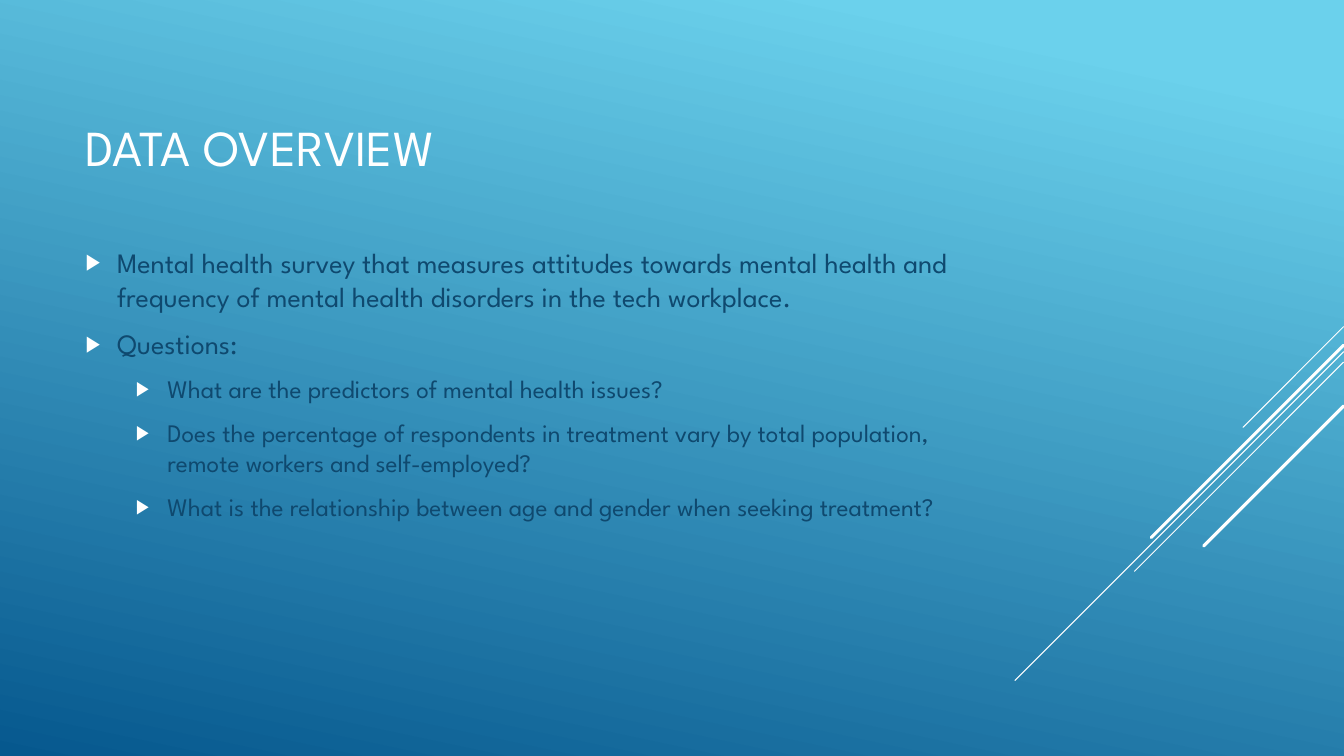
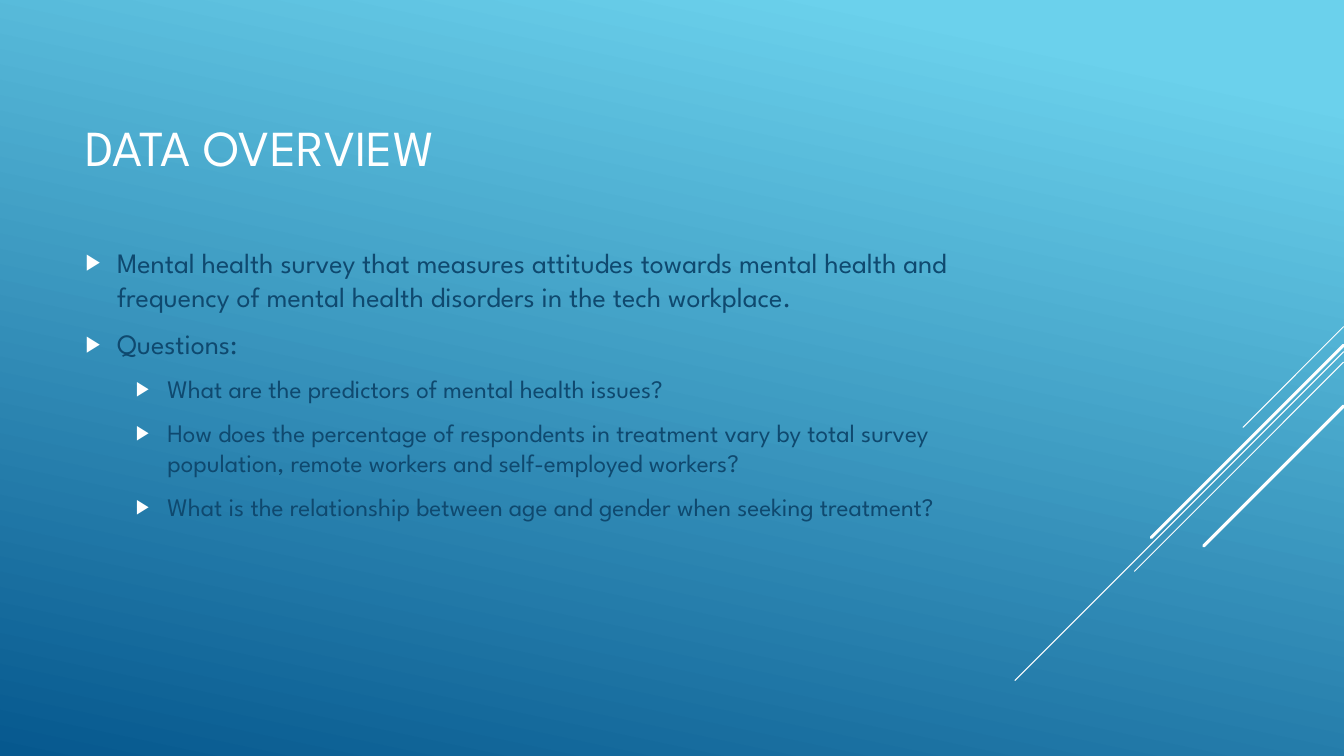
Before and after one commit to JimCarson1/Project_1, a slide deck: slide 2 of project1_presentation.pptx. Drawn at 1344x756 pixels with LibreOffice and Linux fonts; fonts in the diff are those of the drawing. Boxes give left, top, right and bottom in pixels: in the first picture for what was removed or moved away, otherwise in the second. Text is boxed around its words. In the diff, an @@ line names an element or a change of style, - is before the commit and + after.

```diff
--- a/project1_presentation.pptx
+++ b/project1_presentation.pptx
@@ text at <box>167,424,928,477</box>: text changed @@
-  ▶ Does the percentage of respondents in treatment vary by total population, remote workers and self-employed?
+  ▶ How does the percentage of respondents in treatment vary by total survey population, remote workers and self-employed workers?
```
Also in this commit, not shown: 2 other slides changed, 1 other file.
